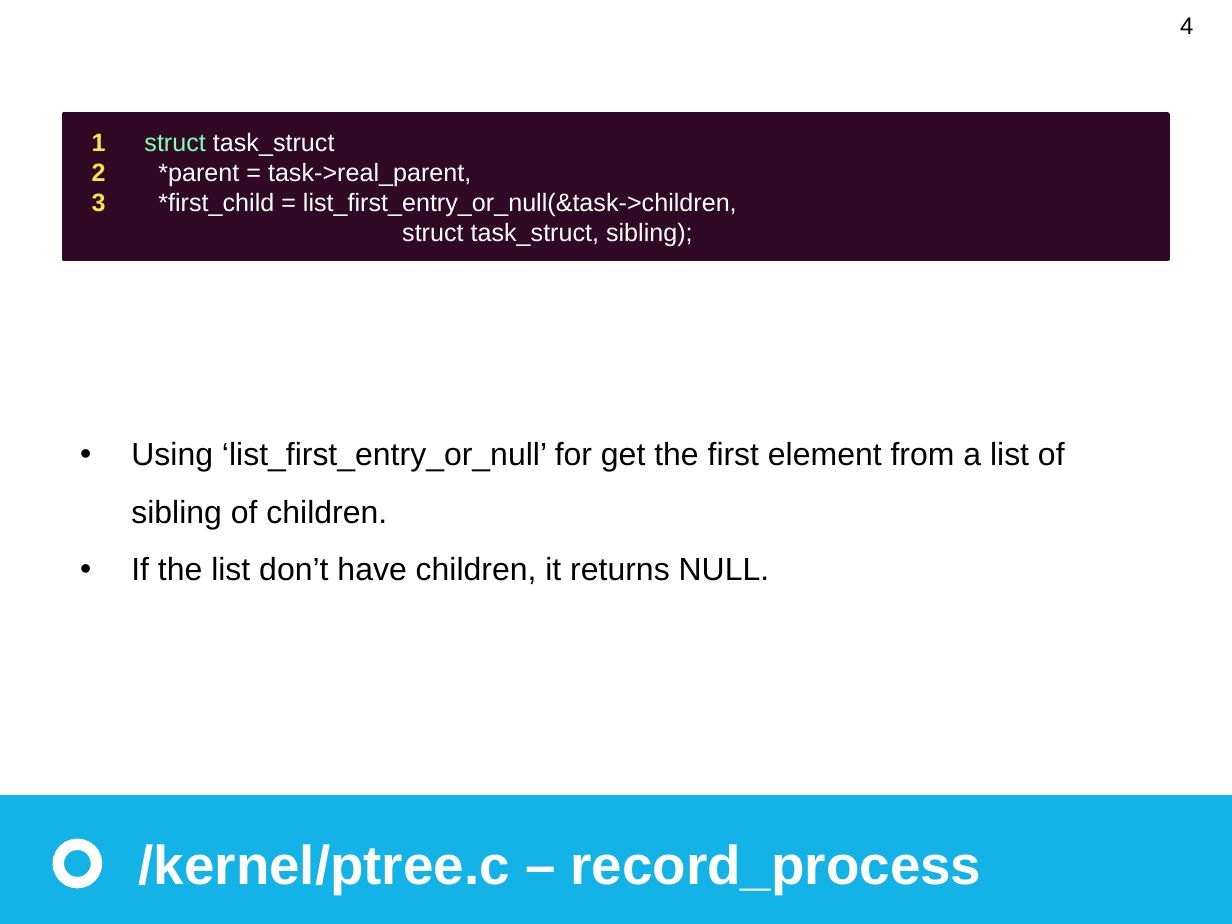
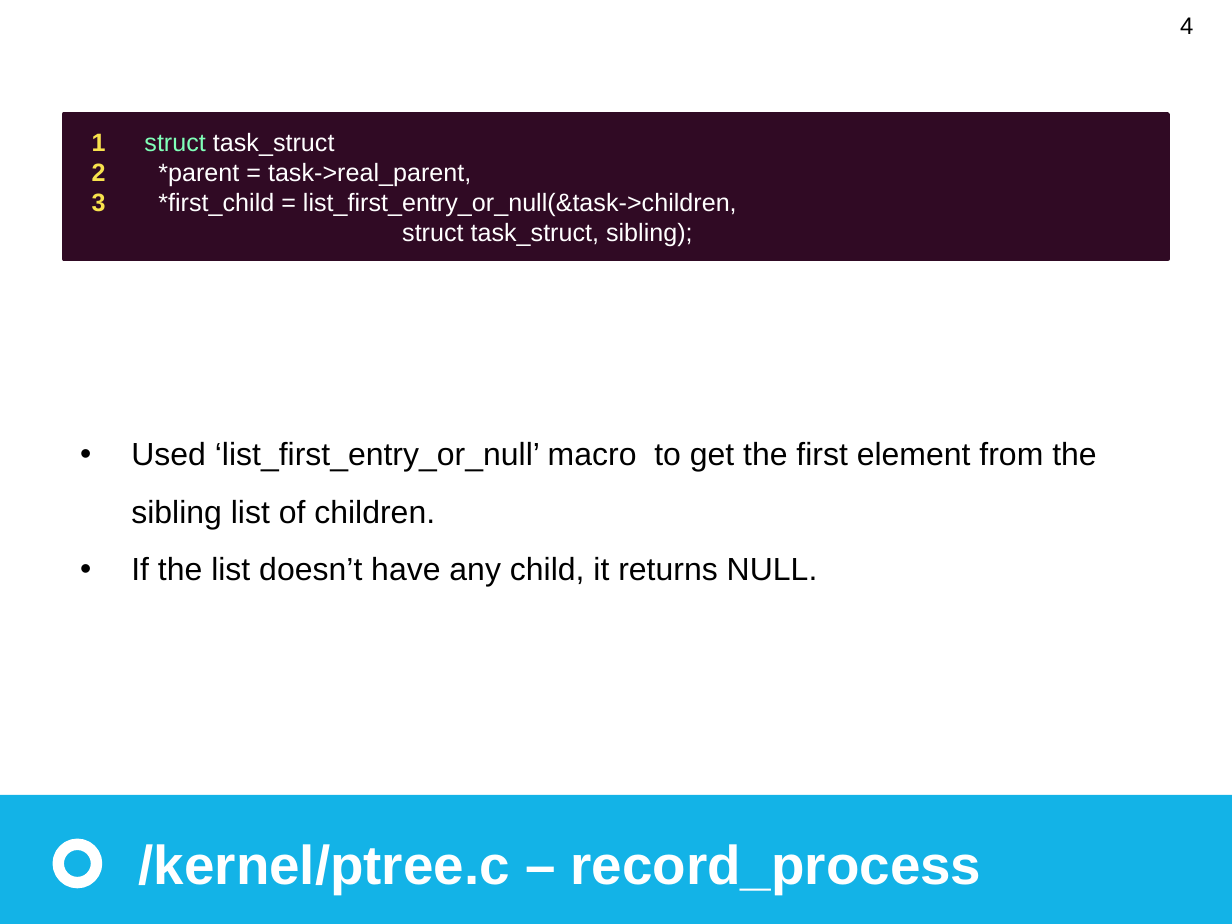
Before and after one commit to pps789/operating-system-2018, a slide deck: slide 4 of OS_proj1.pptx. Drawn at 1232x924 pixels with LibreOffice and Linux fonts; fonts in the diff are those of the drawing. Boxes give left, top, right and bottom in pixels: in the first picture for what was removed or moved away, otherwise in the second. Text is boxed around its words. In the diff, an @@ line names an element or a change of style, - is before the commit and + after.

Commit message:
ppt_ver.3

```diff
--- a/OS_proj1.pptx
+++ b/OS_proj1.pptx
@@ text at <box>131,442,1096,587</box>: text changed @@
-• Using ‘list_first_entry_or_null’ for get the first element from a list of sibling of children.
-• If the list don’t have children, it returns NULL.
+• Used ‘list_first_entry_or_null’ macro to get the first element from the sibling list of children.
+• If the list doesn’t have any child, it returns NULL.
```
Also in this commit, not shown: 6 other slides changed.
